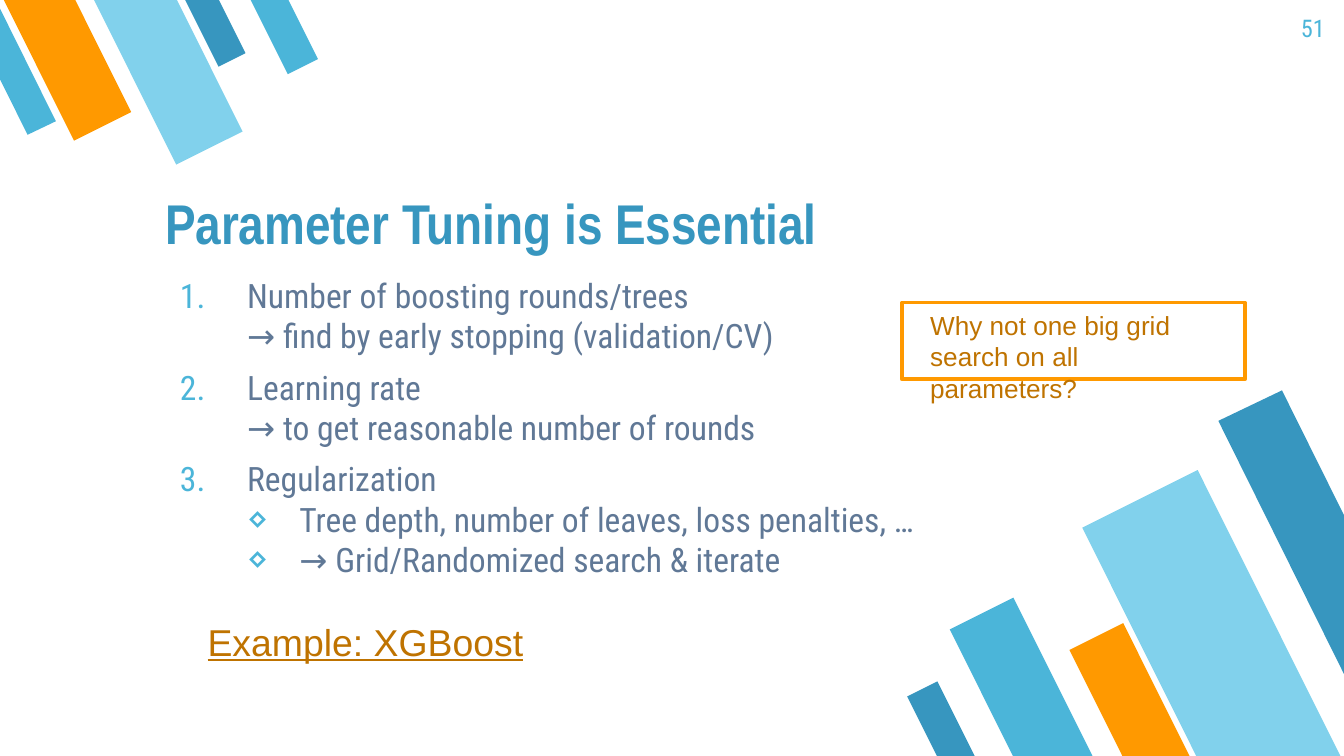
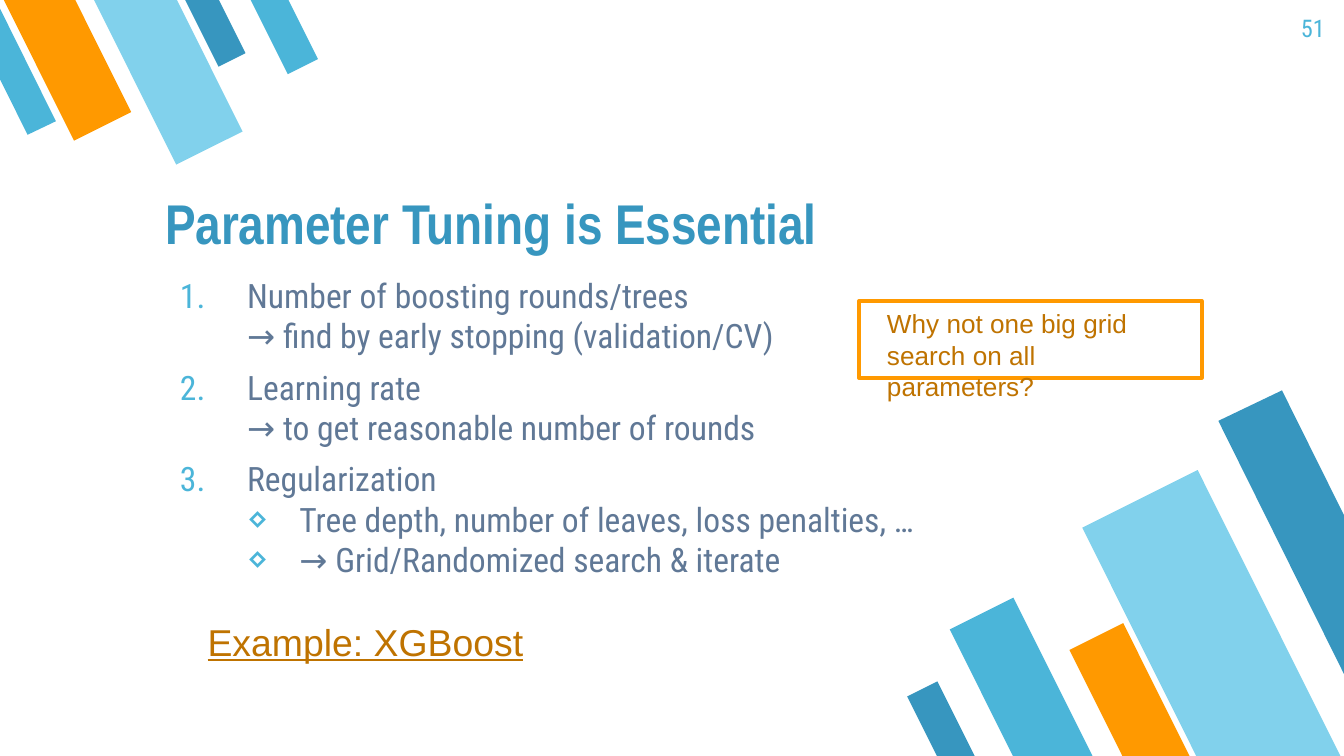
Before and after one commit to mayer79/ml_lecture, a slide deck: slide 51 of slides/ML_Lecture.pptx. Drawn at 1344x756 pixels with LibreOffice and Linux fonts; fonts in the diff are those of the drawing. Boxes give left, top, right and bottom in pixels: in the first picture for what was removed or moved away, otherwise in the second. Text is boxed around its words. In the diff, an @@ line names an element or a change of style, - is before the commit and + after.

```diff
--- a/slides/ML_Lecture.pptx
+++ b/slides/ML_Lecture.pptx
@@ rectangle "Why not one big grid ...": place and size @@
-rectangle "Why not one big grid ..." at bbox=[902, 302, 1245, 379]
+rectangle "Why not one big grid ..." at bbox=[859, 301, 1202, 378]
```
Also in this commit, not shown: 1 other slide changed, 5 other files.
